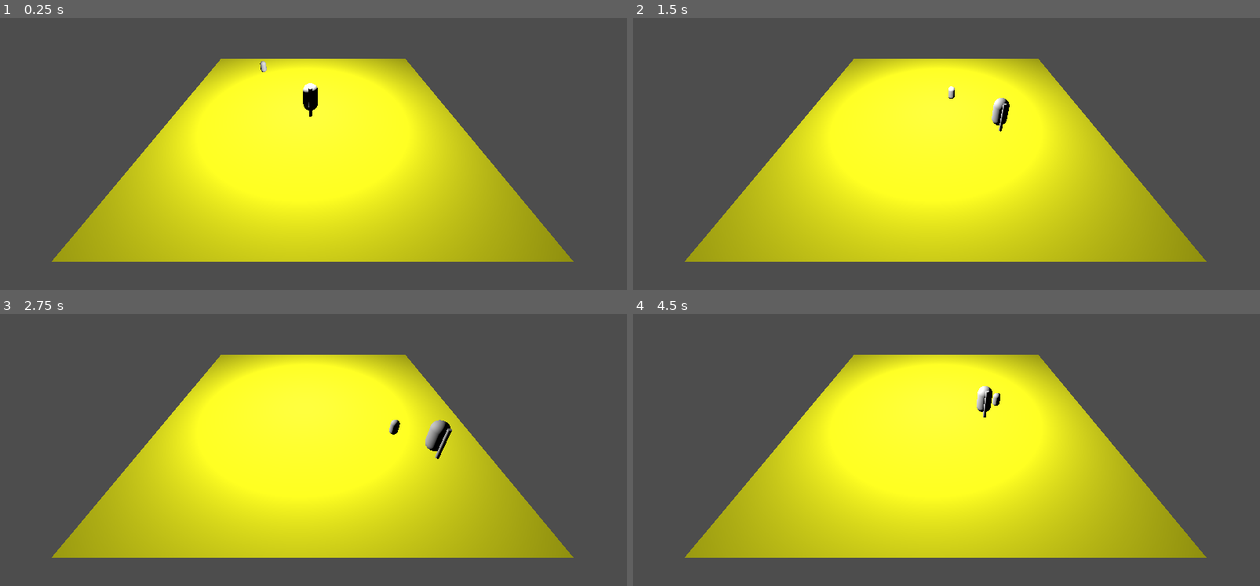
Above: before the commit, frames 1-4 (two rows, left to right).
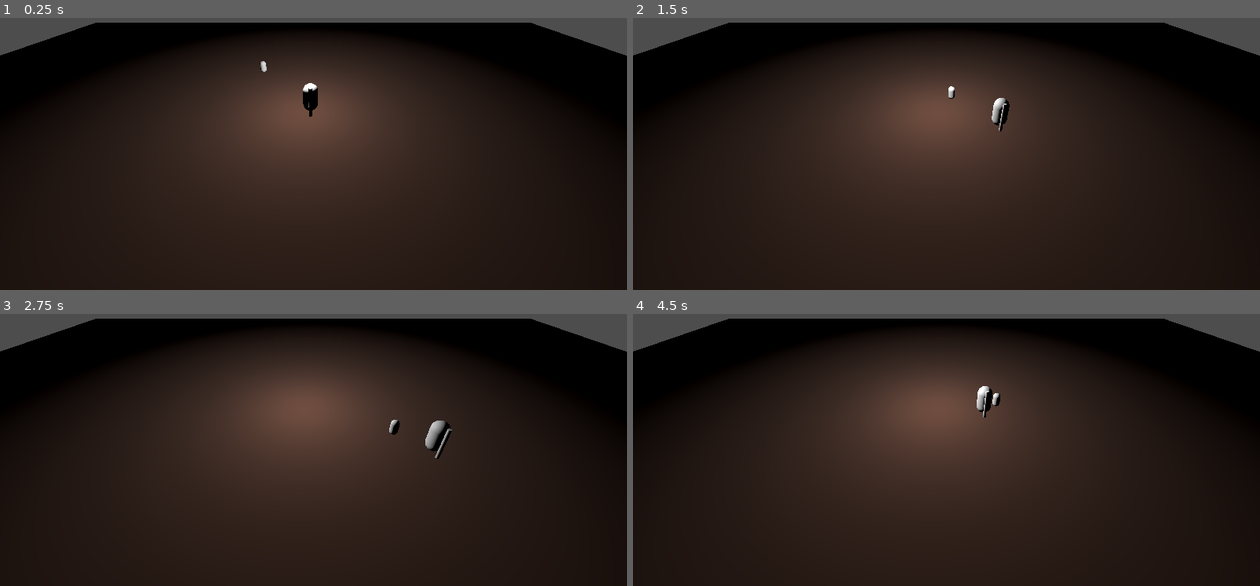
Above: after the commit, the same moments.

Repository: Aeren28/Ludum54
Game: Godot game, scene res://Scenes/Escenario.tscn
Same seed, same stepped clock (60 frames per second), same inputs: the game is played once before the commit and once after it.
Inputs (mouse positions are in pixels of both pictures, inside the frame that each line leads up to):
- Up to frame 1 (0.25 s): no input
- Up to frame 2 (1.5 s): move the mouse to (1084, 96) at 0.52 s; hold D (move_right) 0.53-1.28 s; click (1084, 96) at 0.6 s; move the mouse to (821, 132) at 1.27 s; hold S (move_down) from 1.28 s (still down); click (821, 132) at 1.35 s
- Up to frame 3 (2.75 s): move the mouse to (376, 333) at 2.02 s; release S (move_down) at 2.03 s; hold D (move_right) from 2.03 s (still down); click (376, 333) at 2.1 s
- Up to frame 4 (4.5 s): move the mouse to (915, 479) at 2.77 s; release D (move_right) at 2.78 s; hold W (move_up) 2.78-3.53 s; click (915, 479) at 2.85 s; move the mouse to (1134, 463) at 3.52 s; hold A (move_left) from 3.53 s (still down); click (1134, 463) at 3.6 s; move the mouse to (758, 357) at 4.27 s; click (758, 357) at 4.35 s

The runs differ from the first frame. In frame 1, 96% of the frame differs, in the area x 0-100%, y 1-100%; in frame 2, 96%; in frame 3, 96%; in frame 4, 96%.

Commit message:
escenario mas grande

Diff:
--- a/Scenes/EnemySpawner.tscn
+++ /dev/null
@@ -1,3 +0,0 @@
-[gd_scene format=3 uid="uid://d4ec2oqj13y8j"]
-
-[node name="EnemySpawner" type="Node3D"]
--- a/Scenes/Escenario.tscn
+++ b/Scenes/Escenario.tscn
@@ -5,15 +5,15 @@
 [ext_resource type="PackedScene" uid="uid://cytgbwr0yyvtf" path="res://Scenes/Illumination.tscn" id="3_2dr2s"]
 [ext_resource type="PackedScene" uid="uid://dq6v5nb0inck5" path="res://Scenes/Enemy.tscn" id="4_my3s7"]
 
-[sub_resource type="PhysicsMaterial" id="PhysicsMaterial_kk1rt"]
+[sub_resource type="PhysicsMaterial" id="PhysicsMaterial_l5lvp"]
 
-[sub_resource type="HeightMapShape3D" id="HeightMapShape3D_nk1mj"]
+[sub_resource type="StandardMaterial3D" id="StandardMaterial3D_1gfwn"]
+albedo_color = Color(0.188235, 0.0901961, 0.0235294, 1)
 
-[sub_resource type="StandardMaterial3D" id="StandardMaterial3D_1b70l"]
-albedo_color = Color(1, 1, 0, 1)
+[sub_resource type="PlaneMesh" id="PlaneMesh_5fg15"]
+material = SubResource("StandardMaterial3D_1gfwn")
 
-[sub_resource type="PlaneMesh" id="PlaneMesh_8lc72"]
-material = SubResource("StandardMaterial3D_1b70l")
+[sub_resource type="HeightMapShape3D" id="HeightMapShape3D_kpvo8"]
 
 [node name="Escenario" type="Node3D"]
 
@@ -27,17 +27,16 @@
 [node name="Illumination" parent="." instance=ExtResource("3_2dr2s")]
 transform = Transform3D(1, 0, 0, 0, 1, 0, 0, 0, 1, -0.624783, 4.16716, 0.246352)
 
+[node name="Enemy" parent="." instance=ExtResource("4_my3s7")]
+transform = Transform3D(0.5, 0, 0, 0, 0.5, 0, 0, 0, 0.5, -5.07002, 1.34357, -5.80391)
+
 [node name="StaticBody3D" type="StaticBody3D" parent="."]
-physics_material_override = SubResource("PhysicsMaterial_kk1rt")
+transform = Transform3D(35, 0, 0, 0, 1, 0, 0, 0, 25, 0, 0, 0)
+physics_material_override = SubResource("PhysicsMaterial_l5lvp")
+
+[node name="MeshInstance3D" type="MeshInstance3D" parent="StaticBody3D"]
+mesh = SubResource("PlaneMesh_5fg15")
 
 [node name="CollisionShape3D" type="CollisionShape3D" parent="StaticBody3D"]
-transform = Transform3D(19, 0, 0, 0, 19, 0, 0, 0, 19, 0, 0, 0)
-shape = SubResource("HeightMapShape3D_nk1mj")
-
-[node name="MeshInstance3D" type="MeshInstance3D" parent="StaticBody3D"]
-transform = Transform3D(10.0077, 0, 0, 0, 1, 0, 0, 0, 9.90943, 0, 0, 0)
-mesh = SubResource("PlaneMesh_8lc72")
-skeleton = NodePath("")
-
-[node name="Enemy" parent="." instance=ExtResource("4_my3s7")]
-transform = Transform3D(0.5, 0, 0, 0, 0.5, 0, 0, 0, 0.5, -5.07002, 1.34357, -5.80391)
+transform = Transform3D(2, 0, 0, 0, 0.999, 0, 0, 0, 1.957, 0, 0, 0)
+shape = SubResource("HeightMapShape3D_kpvo8")
